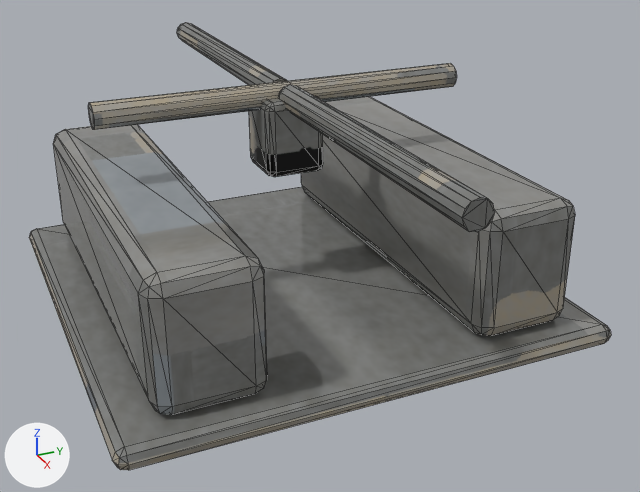
One commit to the glTF model game/assets/models/com_construction_yard.glb: the scene before it, then after it.
Rendered twice from a 50 mm lens placed at (3.16, -1.27, 1.75), pointed at (0.15, 0.08, 0.24). Lighting does not change. The marker at lower left points along +X, +Y and +Z. The picture after the commit comes second. Mesh edges are drawn as thin lines. Vertices at exactly the same position are counted once.

Objects in the first picture: 'com_construction_yard'.
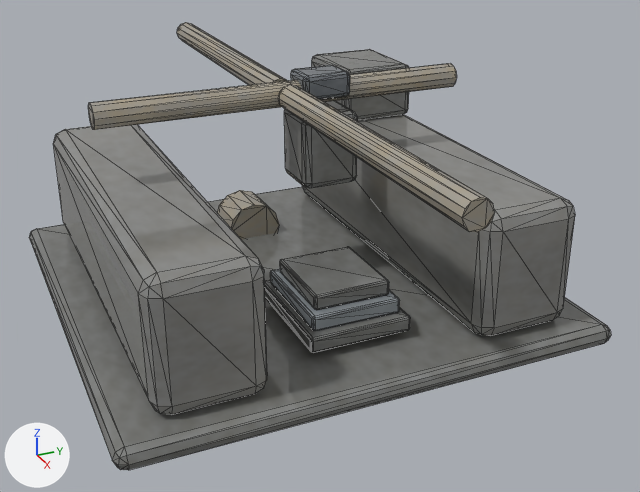
Location of each change, (x1, y1, x2, y2) in pixels of the pictures (640 x 492 px; the box of a moved part takes in the faces that stretch with it):
part 1 of me_cube, moved or reshaped: before (249, 95, 323, 177); after (291, 65, 350, 99)
part 2 of me_cube, added: after (284, 101, 358, 188)
part 3 of me_cube, added: after (218, 190, 279, 239)
part 4 of me_cube, added: after (312, 49, 409, 120)
part 5 of me_cube, added: after (264, 279, 410, 353)
part 6 of me_cube, added: after (270, 269, 400, 331)
part 7 of me_cube, added: after (280, 247, 389, 310)
part 8 of me_cube, surface changed: (29, 22, 611, 470) in both

Patch to the scene script:
```diff
--- a/game/assets/models/com_construction_yard.glb.py
+++ b/game/assets/models/com_construction_yard.glb.py
@@ me_cube @@
 # used by ob_com_construction_yard; location = (0.0, 0.0, 0.0)
-me_cube.from_pydata(...)  # 296 vertices, 564 faces; spans x -1.35..1.35, y -0.95..0.95, z 0.0..0.9
+me_cube.from_pydata(...)  # 612 vertices, 1168 faces; spans x -1.35..1.35, y -0.95..0.95, z 0.0..0.93
+# me_cube part 1: the loose piece of 56 vertices spanning x -0.12..0.12, y -0.12..0.12, z 0.55..0.85 is scaled about its middle by (0.667, 0.859, 0.293), then moved by (0.0, 0.15, 0.18)
+# me_cube part 2: the loose piece of 56 vertices spanning x -0.12..0.12, y -0.12..0.12, z 0.55..0.85 is copied, and the copy is moved by (0.0, 0.15, -0.07); it spans x -0.12..0.12, y 0.03..0.27, z 0.48..0.78
+# me_cube part 3: a new loose piece, a 12-sided cylinder along x spanning x -0.6..-0.4, y -0.12..0.12, z 0.0..0.24, in mat_com_construction_yard_baked
+# me_cube part 4: a new loose piece of 56 vertices spanning x -0.75..-0.35, y 0.43..0.77, z 0.58..0.82, in mat_com_construction_yard_baked
+# me_cube part 5: a new loose piece of 56 vertices spanning x 0.2..0.7, y -0.2..0.2, z 0.11..0.17, in mat_com_construction_yard_baked
+# me_cube part 6: a new loose piece of 56 vertices spanning x 0.24..0.66, y -0.17..0.17, z 0.17..0.23, in mat_com_construction_yard_baked
+# me_cube part 7: a new loose piece of 56 vertices spanning x 0.28..0.62, y -0.15..0.15, z 0.23..0.29, in mat_com_construction_yard_baked
+# me_cube part 8: 447 kept faces spanning x -1.35..1.35, y -0.95..0.95, z 0.0..0.9 get new texture (UV) coordinates
+# other edits to the shape of me_cube do not show in these pictures
 me_cube.materials.append(mat_com_construction_yard_baked)
```
